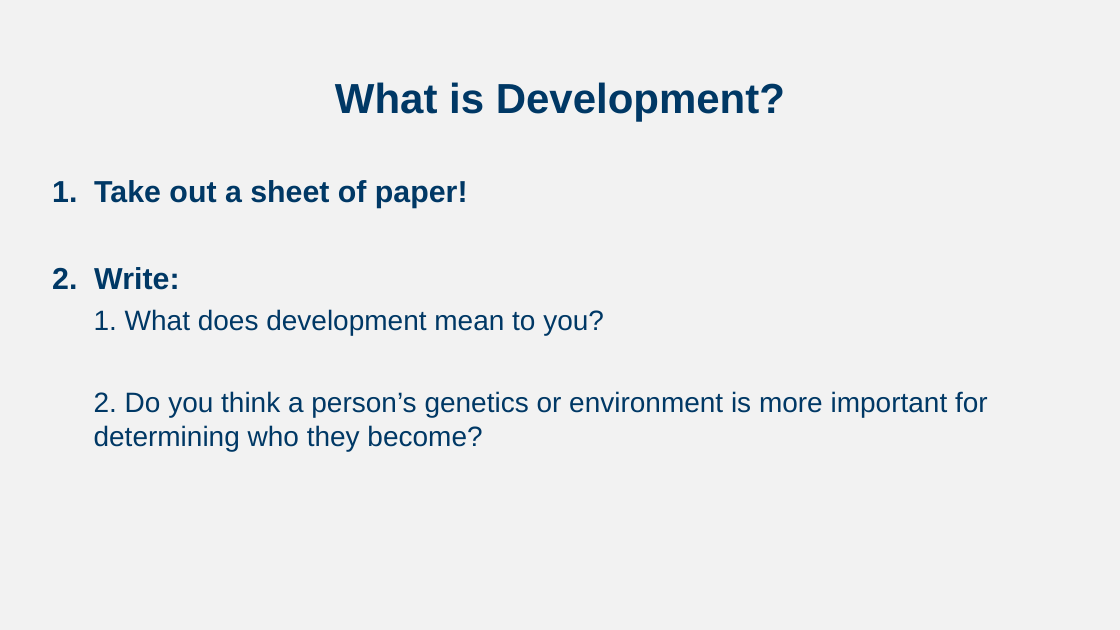
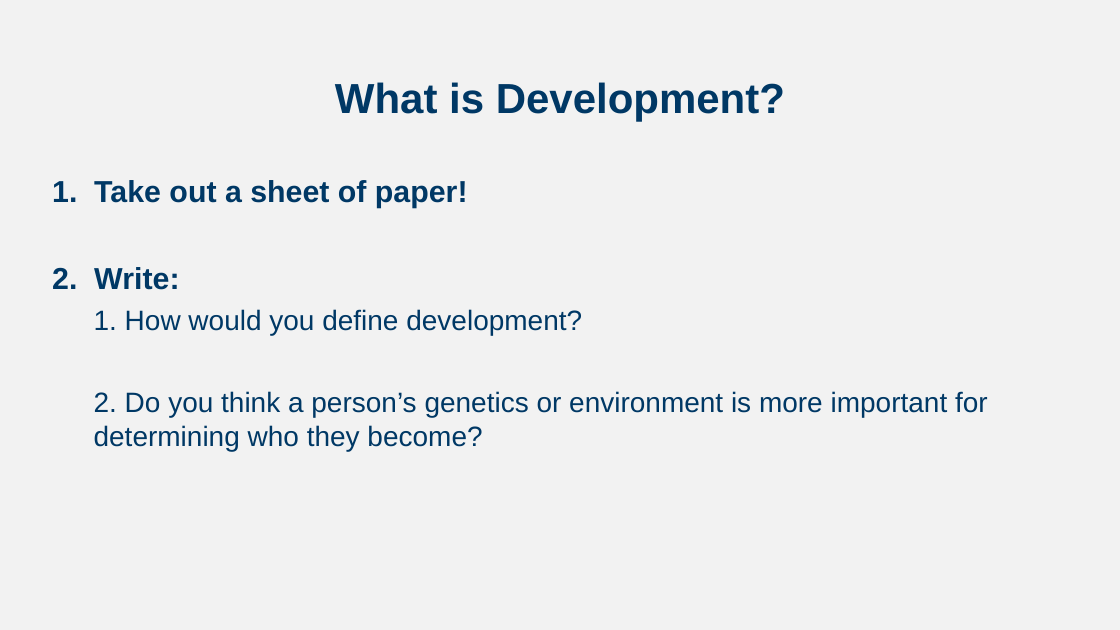
Before and after one commit to npm27/Teaching-Materials, a slide deck: slide 2 of Developmental Fall 23/Slides/Chapter 1.pptx. Drawn at 1120x630 pixels with LibreOffice and Linux fonts; fonts in the diff are those of the drawing. Boxes give left, top, right and bottom in pixels: in the first picture for what was removed or moved away, otherwise in the second. Text is boxed around its words. In the diff, an @@ line names an element or a change of style, - is before the commit and + after.

```diff
--- a/Developmental Fall 23/Slides/Chapter 1.pptx
+++ b/Developmental Fall 23/Slides/Chapter 1.pptx
@@ text at box(94, 309, 582, 336): text changed @@
-  1. What does development mean to you?
+  1. How would you define development?
```
Also in this commit, not shown: 6 other slides changed.
